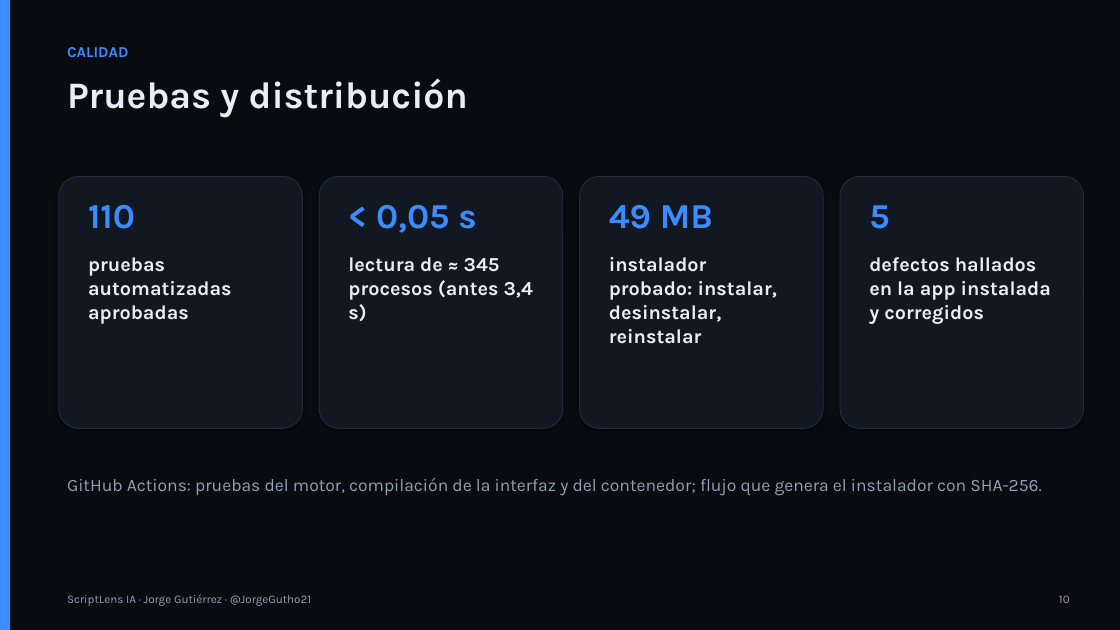
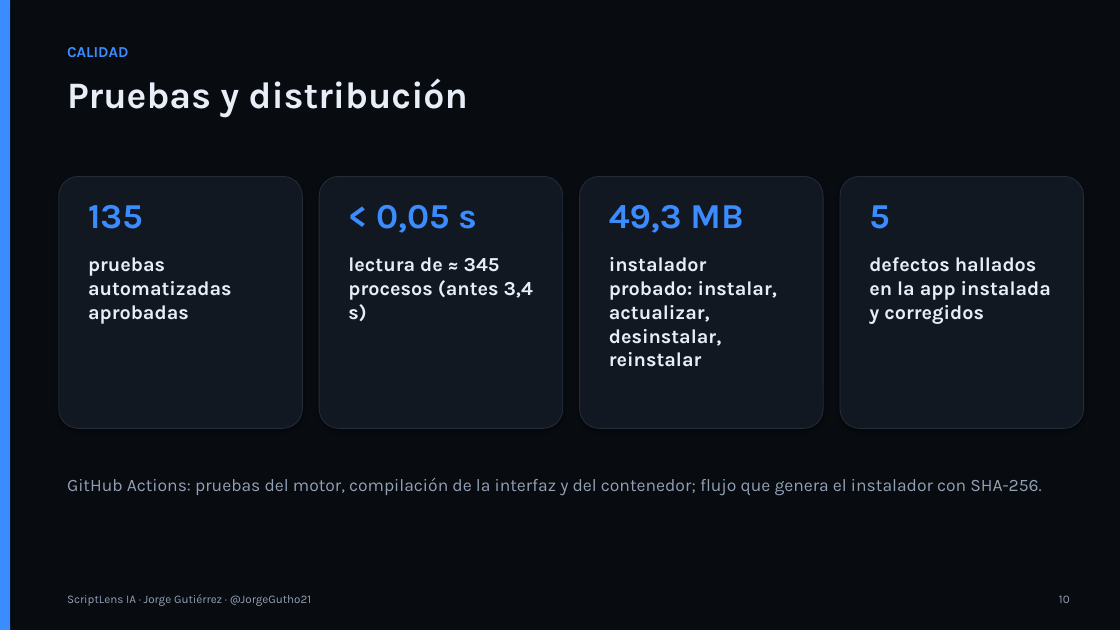
Before and after one commit to JorgeGutho21/ScriptLens, a slide deck: slide 10 of docs/expo_software/ScriptLens_IA_ExpoSoftware.pptx. Drawn at 1120x630 pixels with LibreOffice and Linux fonts; fonts in the diff are those of the drawing. Boxes give left, top, right and bottom in pixels: in the first picture for what was removed or moved away, otherwise in the second. Text is boxed around its words. In the diff, an @@ line names an element or a change of style, - is before the commit and + after.

Commit message:
Regenerar los documentos académicos y crear la guía de instalación
Documentación técnica (50 págs.), informe de ExpoSoftware (20), manual (20) y presentación regenerados con la revisión de cierre, 135 pruebas, el instalador final (49,3 MB, SHA-256 111397CF…) y la memoria medida de la aplicación instalada. Nueva Guía de instalación (DOCX y PDF, 13 págs.) con los métodos gráfico, PowerShell y CMD/código fuente, comandos cortos que no se parten al copiarlos y las pantallas reales del instalador según installer.nsi. Notas de la versión y matriz de compatibilidad completadas.

```diff
--- a/docs/expo_software/ScriptLens_IA_ExpoSoftware.pptx
+++ b/docs/expo_software/ScriptLens_IA_ExpoSoftware.pptx
@@ text at [88, 205, 143, 229]: text changed @@
-110
+135
@@ text at [609, 205, 743, 233]: text changed @@
-49 MB
+49,3 MB
@@ text at [609, 257, 777, 367]: text changed @@
-instalador probado: instalar, desinstalar, reinstalar
+instalador probado: instalar, actualizar, desinstalar, reinstalar
```
Also in this commit, not shown: 1 other slide changed, 19 other files.
